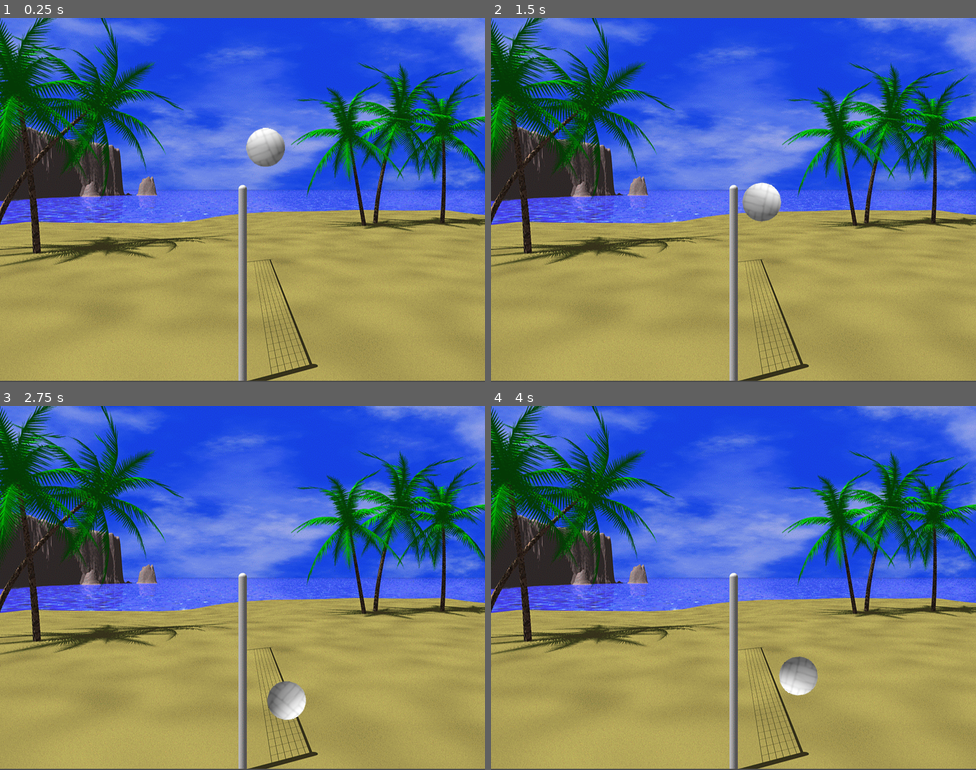
Above: before the commit, frames 1-4 (two rows, left to right).
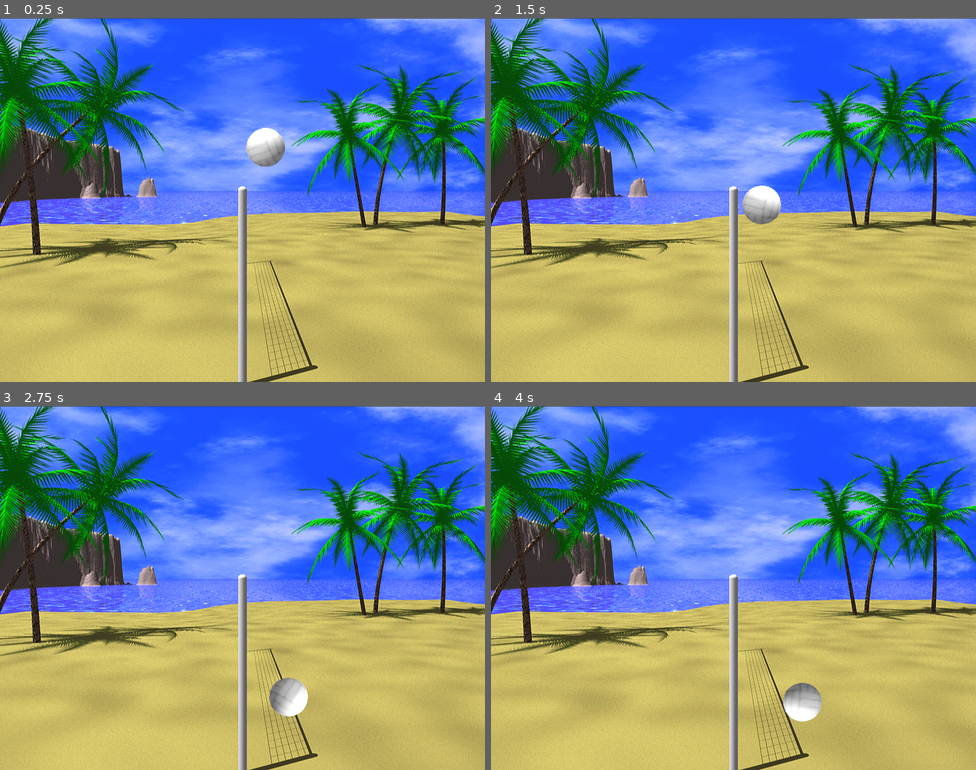
Above: after the commit, the same moments.

Repository: h4de5/BlobbyValley
Game: Godot game, scene res://game/main/main.tscn
Two runs of this game, one before a commit and one after it. Both use one fixed random seed, a clock stepped at 60 frames per second and the inputs below.
Inputs:
- Up to frame 1 (0.25 s): no input
- Up to frame 2 (1.5 s): no input
- Up to frame 3 (2.75 s): no input
- Up to frame 4 (4 s): no input

The runs differ from the first frame. In frame 1, 71% of the frame differs, in the area x 0-100%, y 0-100%; in frame 2, 71%; in frame 3, 71%; in frame 4, 71%.

Commit message:
Add lights and shadows..

Diff:
--- a/game/main/main.tscn
+++ b/game/main/main.tscn
@@ -1,7 +1,16 @@
-[gd_scene load_steps=8 format=2]
+[gd_scene load_steps=12 format=2]
 
 [ext_resource path="res://game/main/strand2.png" type="Texture" id=1]
-[ext_resource path="res://game/objects/ball01.png" type="Texture" id=2]
+[ext_resource path="res://game/objects/pole.png" type="Texture" id=2]
+[ext_resource path="res://game/objects/lighttexture.png" type="Texture" id=3]
+[ext_resource path="res://game/objects/ball01.png" type="Texture" id=4]
+
+[sub_resource type="OccluderPolygon2D" id=6]
+
+closed = true
+cull_mode = 0
+polygon = PoolVector2Array( 6.59473, -156.414, -0.115662, -160.563, -6.48578, -156.176, -6.43112, 162.626, 6.64935, 162.626 )
+_sections_unfolded = [ "Resource" ]
 
 [sub_resource type="RectangleShape2D" id=1]
 
@@ -29,20 +38,68 @@
 custom_solver_bias = 0.0
 radius = 32.116
 
+[sub_resource type="OccluderPolygon2D" id=7]
+
+closed = true
+cull_mode = 0
+polygon = PoolVector2Array( 13.5638, -29.7336, 24.2404, -21.3217, 30.3876, -8.05684, 31.6817, 6.50218, 26.1816, 16.8553, 16.7992, 27.5319, 3.85782, 31.7378, -11.9953, 28.826, -24.2896, 20.0906, -30.4367, 9.41397, -31.0838, -6.43916, -26.5543, -17.4393, -17.8189, -26.8218, -9.40704, -31.6748, 2.24014, -31.9983 )
+
 [node name="world" type="Node2D" index="0"]
 
 [node name="background" type="Node2D" parent="." index="0"]
 
-_sections_unfolded = [ "Transform" ]
+_sections_unfolded = [ "Transform", "Visibility" ]
 
-[node name="Sprite" type="Sprite" parent="background" index="0"]
+[node name="beach" type="Sprite" parent="background" index="0"]
 
-position = Vector2( 399.916, 298.311 )
+light_mask = 3
+position = Vector2( 400, 300.599 )
 texture = ExtResource( 1 )
-_sections_unfolded = [ "Transform" ]
+_sections_unfolded = [ "Transform", "Visibility" ]
+
+[node name="pole" type="Sprite" parent="background" index="1"]
+
+position = Vector2( 400, 439 )
+texture = ExtResource( 2 )
+_sections_unfolded = [ "Offset", "Transform", "Visibility" ]
+
+[node name="LightOccluder2D" type="LightOccluder2D" parent="background/pole" index="0"]
+
+show_behind_parent = true
+position = Vector2( 0, -1 )
+occluder = SubResource( 6 )
+light_mask = 1
+_sections_unfolded = [ "Transform", "Visibility", "Z Index" ]
+
+[node name="sun" type="Light2D" parent="background" index="2"]
+
+position = Vector2( 52.3604, -99.7132 )
+enabled = true
+editor_only = false
+texture = ExtResource( 3 )
+offset = Vector2( 0, 0 )
+texture_scale = 7.0
+color = Color( 1, 1, 1, 1 )
+energy = 0.5
+mode = 0
+range_height = 0.0
+range_z_min = -1024
+range_z_max = 1024
+range_layer_min = 0
+range_layer_max = 0
+range_item_cull_mask = 1
+shadow_enabled = true
+shadow_color = Color( 0, 0, 0, 0 )
+shadow_buffer_size = 2048
+shadow_gradient_length = 0.0
+shadow_filter = 0
+shadow_filter_smooth = 0.0
+shadow_item_cull_mask = 2
+_sections_unfolded = [ "Material", "Range", "Shadow", "Visibility" ]
 
 [node name="field" type="StaticBody2D" parent="." index="1"]
 
+visible = false
 input_pickable = false
 collision_layer = 1
 collision_mask = 1
@@ -72,7 +129,7 @@
 
 [node name="pole" type="CollisionShape2D" parent="field" index="3"]
 
-position = Vector2( 400, 450 )
+position = Vector2( 400, 453 )
 shape = SubResource( 5 )
 _sections_unfolded = [ "Material", "Transform", "Visibility" ]
 
@@ -83,9 +140,9 @@
 collision_layer = 1
 collision_mask = 1
 mode = 0
-mass = 5.0
+mass = 10.0
 friction = 1.0
-bounce = 0.5
+bounce = 0.3
 gravity_scale = 1.0
 custom_integrator = false
 continuous_cd = 0
@@ -94,17 +151,25 @@
 sleeping = false
 can_sleep = true
 linear_velocity = Vector2( 0, 0 )
-linear_damp = -1.0
+linear_damp = 0.0
 angular_velocity = 0.0
-angular_damp = 0.05
-_sections_unfolded = [ "Angular", "Applied Forces" ]
+angular_damp = 0.1
+_sections_unfolded = [ "Angular", "Linear", "Visibility" ]
 
 [node name="CollisionShape2D" type="CollisionShape2D" parent="ball" index="0"]
 
 shape = SubResource( 2 )
-_sections_unfolded = [ "Transform" ]
+_sections_unfolded = [ "Transform", "Visibility" ]
 
 [node name="Sprite" type="Sprite" parent="ball" index="1"]
 
 position = Vector2( 0, -1 )
-texture = ExtResource( 2 )
+texture = ExtResource( 4 )
+_sections_unfolded = [ "Visibility" ]
+
+[node name="LightOccluder2D" type="LightOccluder2D" parent="ball/Sprite" index="0"]
+
+show_behind_parent = true
+occluder = SubResource( 7 )
+light_mask = 1
+_sections_unfolded = [ "Material", "Transform", "Visibility", "Z Index" ]
Binary file added: game/objects/lighttexture.png
Not shown, added: game/objects/lighttexture.png.import
Binary file added: game/objects/pokal.png
Binary file added: game/objects/pole.png
Not shown, added: game/objects/pole.png.import
